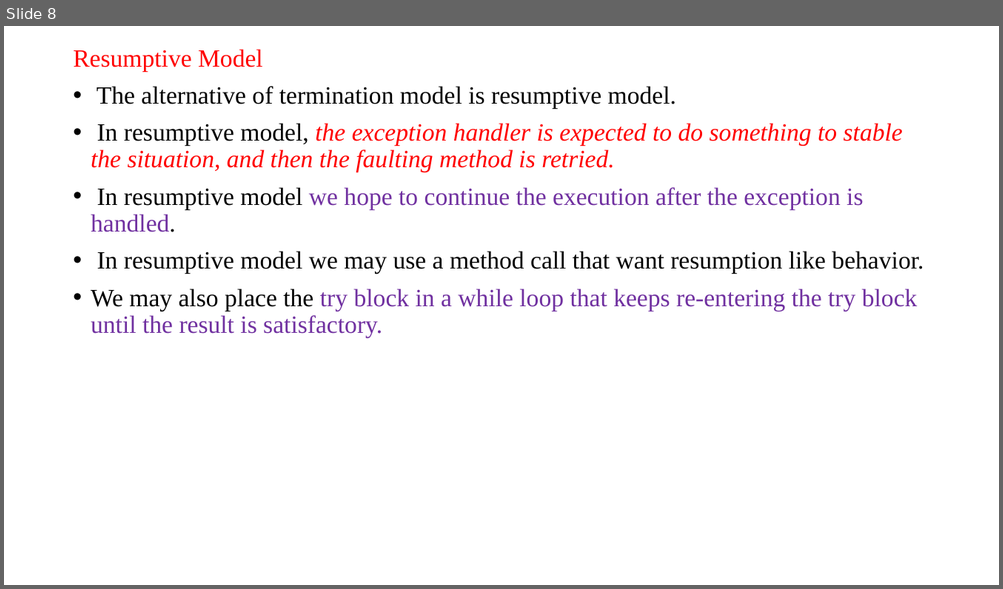
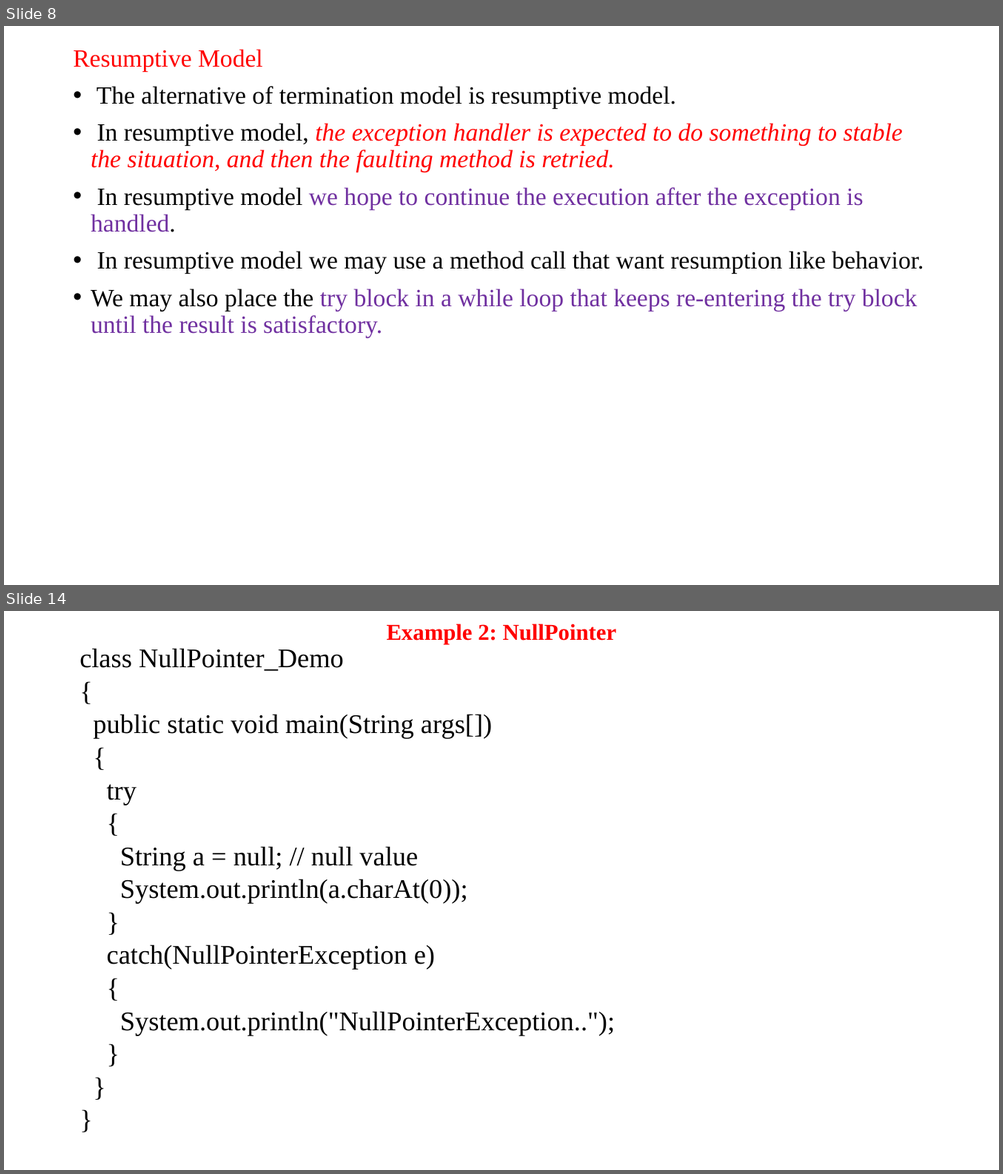
Before and after one commit to anvesh1987/Java-Programs-CSE-G, a slide deck: UNIT–III.ppt. Shown one above the other, each under a label of ours: slide 8 before the commit, slides 8 and 14 after it; the slides between them are not shown. The pictures are 1003x589 and 1003x1174 pixels, drawn with LibreOffice and Linux fonts; fonts in the diff are those of the drawing. Boxes give left, top, right and bottom in pixels: in the first picture for what was removed or moved away, otherwise in the second. Text is boxed around its words. In the diff, an @@ line names an element or a change of style, - is before the commit and + after.

```diff
--- a/UNIT–III.ppt
+++ b/UNIT–III.ppt
@@ slide 14 added at <box>4,611,999,1170</box>, background #FFFFFF @@
@@ title added at <box>387,624,617,644</box>, 22 pt, text #FF0000, bold @@
+Example 2: NullPointer
@@ text added at <box>79,648,614,1036</box>, 26 pt, text #000000 @@
+class NullPointer_Demo
+{
+public static void main(String args[])
+{
+try
+{
+String a = null; // null value
+System.out.println(a.charAt(0));
+}
+catch(NullPointerException e)
+{
+System.out.println("NullPointerException..");
+}
+}
+}
```
Also in this commit, not shown: 7 other slides added.
